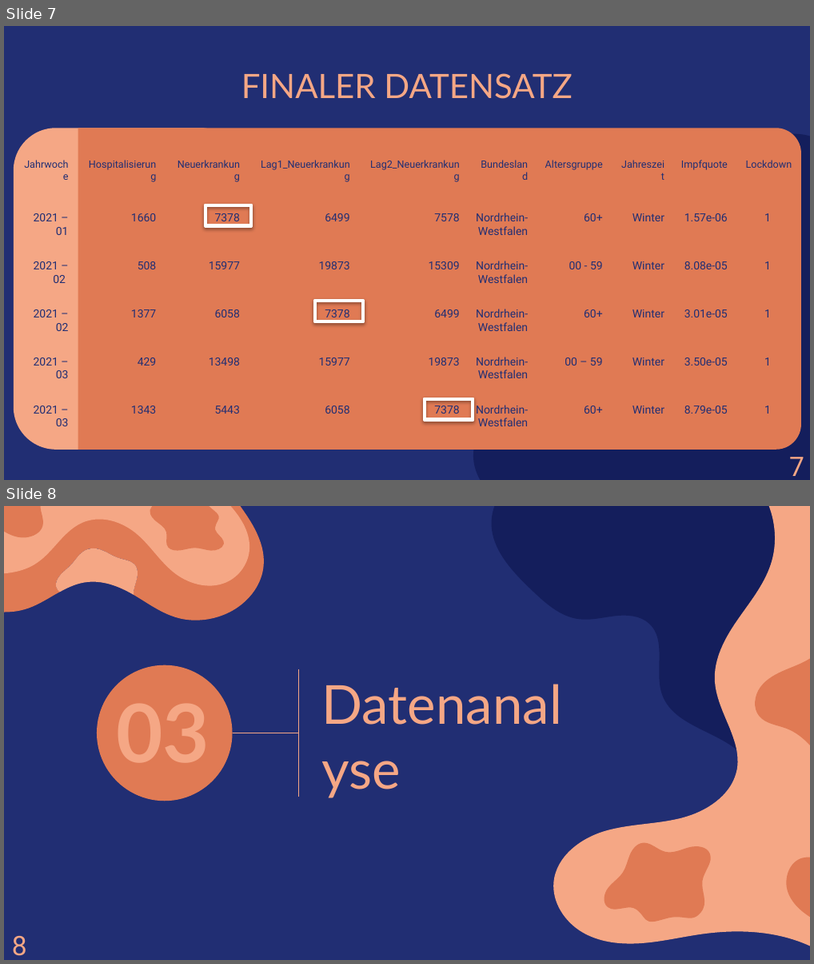
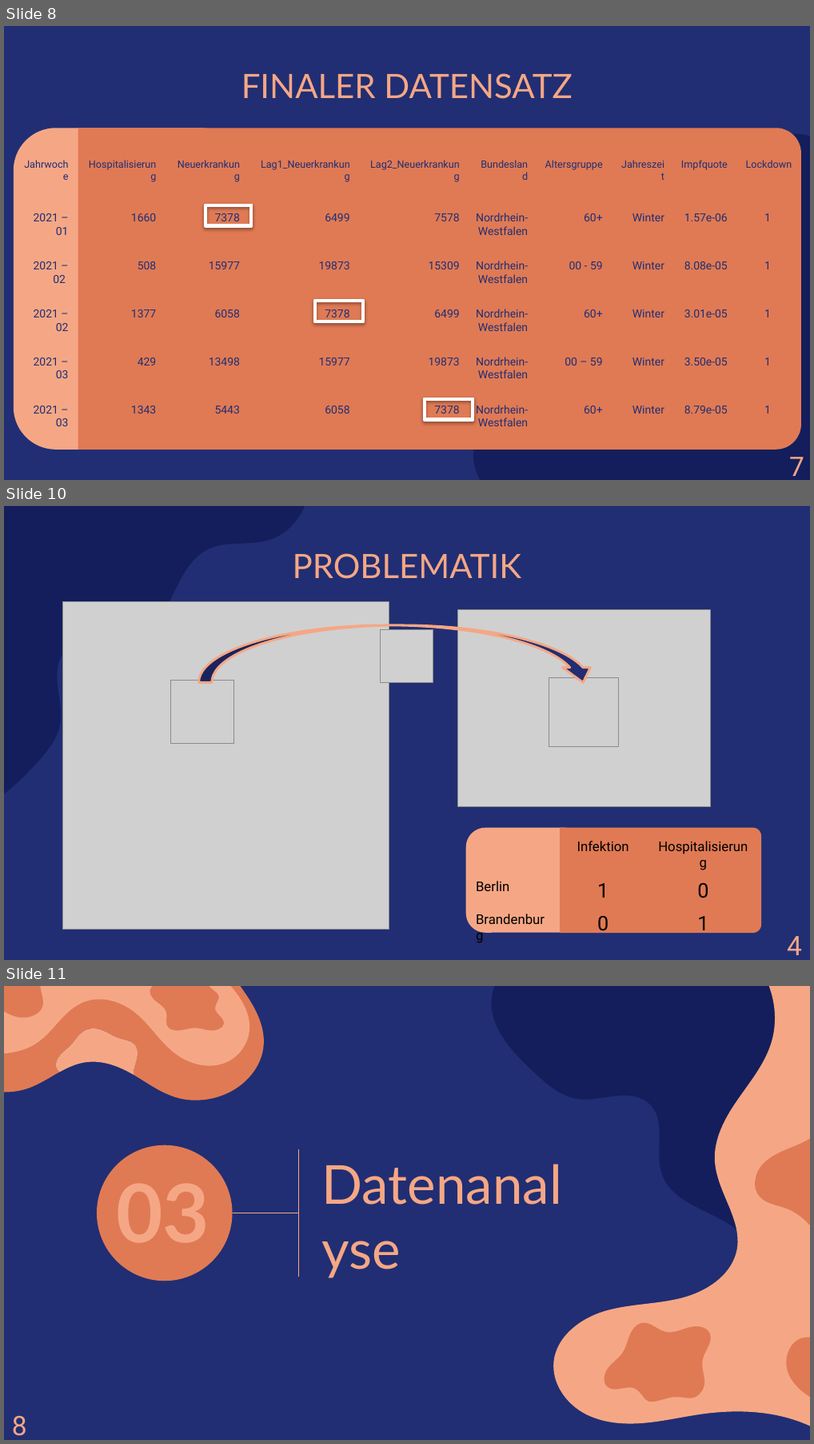
Before and after one commit to amarquard089/Covid19-Hospitalisierungsrate, a slide deck: Praesentation/COVID-19 Hospitalisierungsrate.pptx. Shown one above the other, each under a label of ours: slides 7 and 8 before the commit, slides 8, 10 and 11 after it; the slides between them are not shown. The pictures are 814x964 and 814x1444 pixels, drawn with LibreOffice and Linux fonts; fonts in the diff are those of the drawing; grey boxes stand for pictures. Boxes give left, top, right and bottom in pixels: in the first picture for what was removed or moved away, otherwise in the second. Text is boxed around its words. In the diff, an @@ line names an element or a change of style, - is before the commit and + after.

```diff
--- a/Praesentation/COVID-19 Hospitalisierungsrate.pptx
+++ b/Praesentation/COVID-19 Hospitalisierungsrate.pptx
@@ slide 10 added at (4,506,810,960), background #212E73 @@
@@ freeform shape added at (4,506,314,808), fill #141E5C @@
@@ title added at (293,553,522,579), 30 pt, text #F5A785 @@
+PROBLEMATIK
@@ picture added at (63,602,390,929) @@
@@ curved down arrow added at (199,625,598,683), fill #212E73, outline #F5A785 2 pt @@
@@ picture added at (458,609,711,806) @@
@@ picture added at (380,629,433,683) @@
@@ picture added at (171,680,234,743) @@
@@ picture added at (549,678,618,747) @@
@@ rounded rectangle added at (466,828,584,932), fill #F5A785 @@
@@ table added at (468,834,759,938), 3 rows, 3 columns @@
+ | Infektion | Hospitalisierung
+Berlin | 1 | 0
+Brandenburg | 0 | 1
@@ round same rect added at (560,828,762,932), fill #E07A54 @@
@@ text added at (787,936,802,955), 24 pt, text #F5A785 @@
+4
@@ what was slide 7 is now slide 8 @@
@@ what was slide 8 is now slide 11 @@
```
Also in this commit, not shown: 1 slide changed, 2 other slides added.
